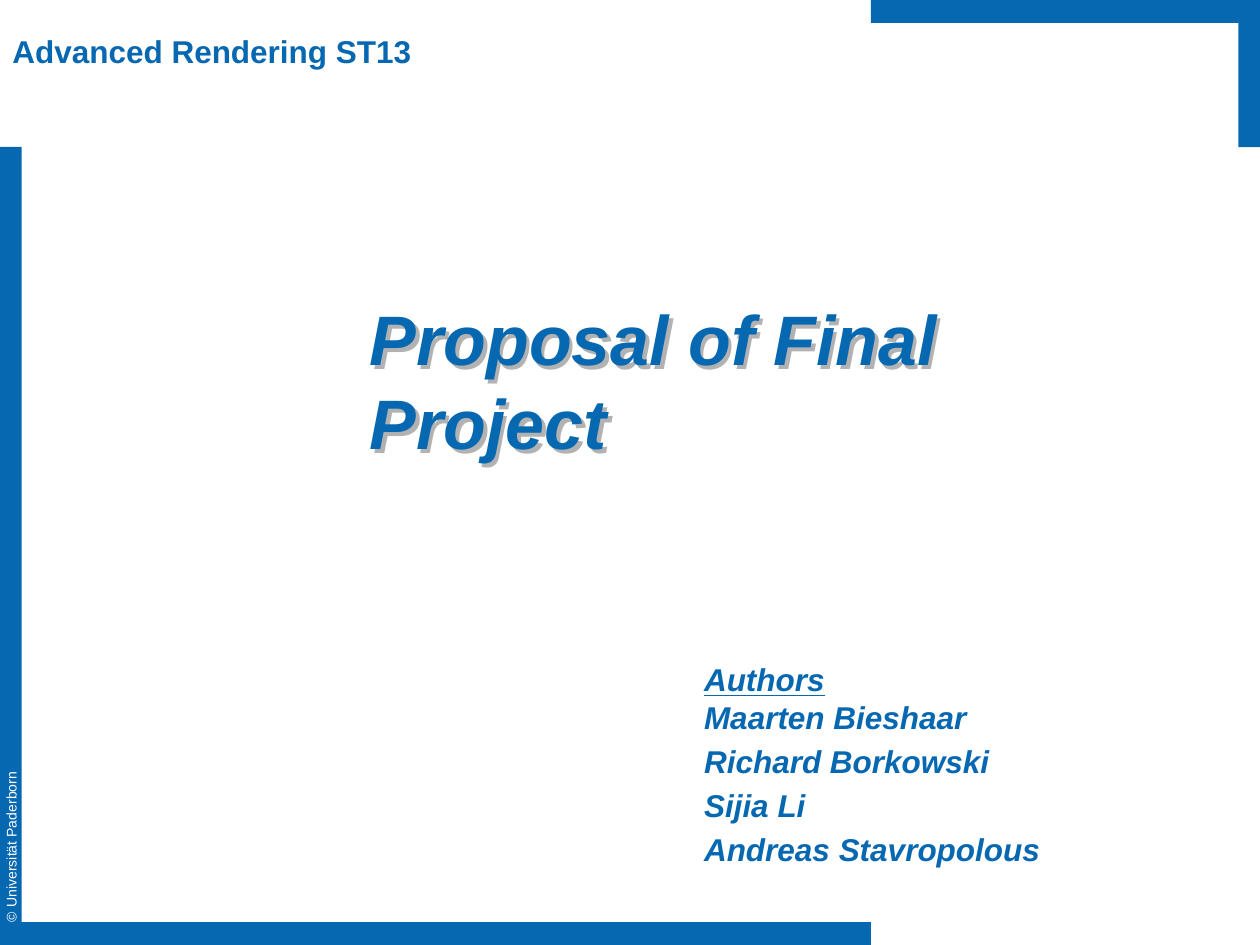
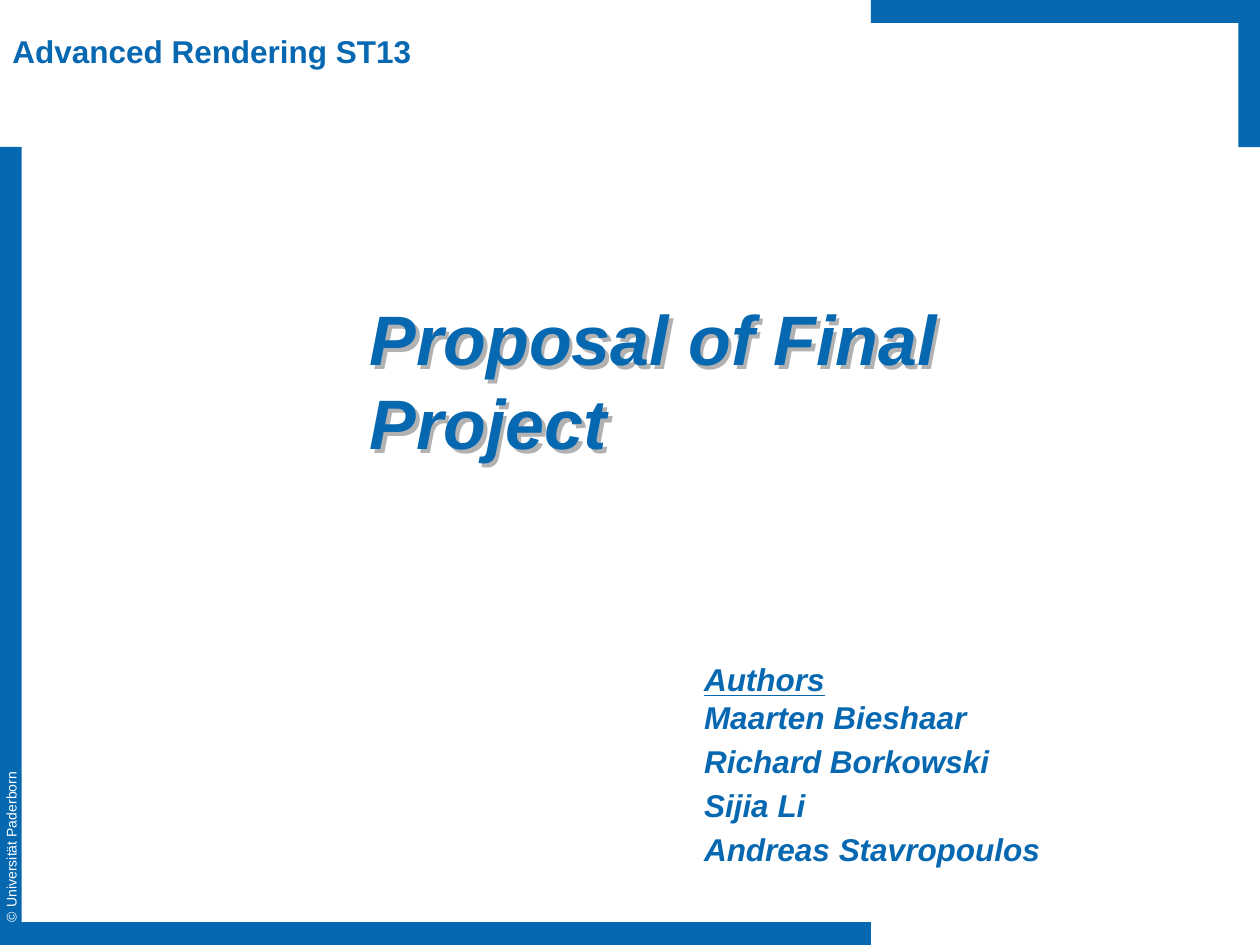
Before and after one commit to advancedrendering/project, a slide deck: slide 1 of ExtraBees/doc/proposal_english.pptx. Drawn at 1260x945 pixels with LibreOffice and Linux fonts; fonts in the diff are those of the drawing; background and template pictures are left out. Boxes give left, top, right and bottom in pixels: in the first picture for what was removed or moved away, otherwise in the second. Text is boxed around its words. In the diff, an @@ line names an element or a change of style, - is before the commit and + after.

```diff
--- a/ExtraBees/doc/proposal_english.pptx
+++ b/ExtraBees/doc/proposal_english.pptx
@@ subtitle at bbox=[704, 838, 1040, 867]: text changed @@
-Andreas Stavropolous
+Andreas Stavropoulos
```
Also in this commit, not shown: 1 other slide changed, 1 other file.
